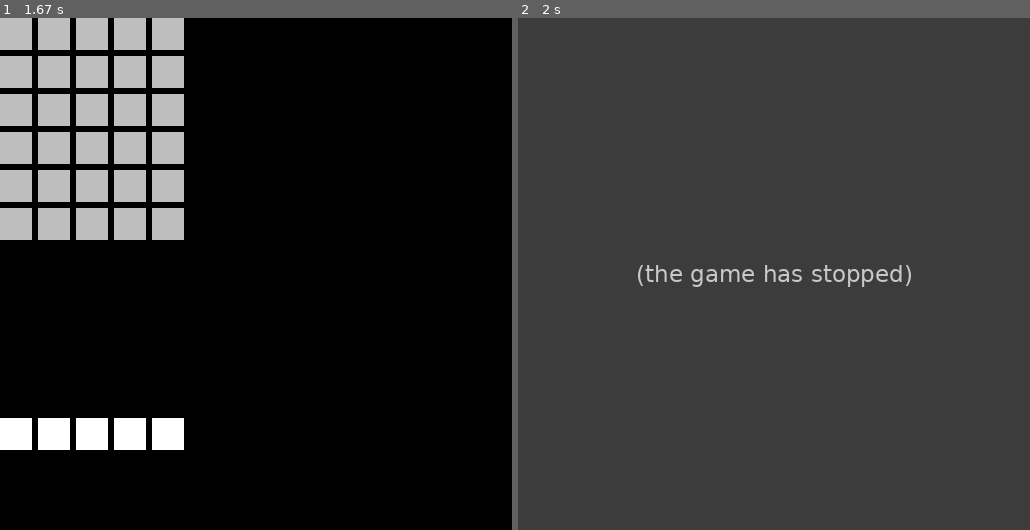
Above: before the commit, frames 1-2 (left to right).
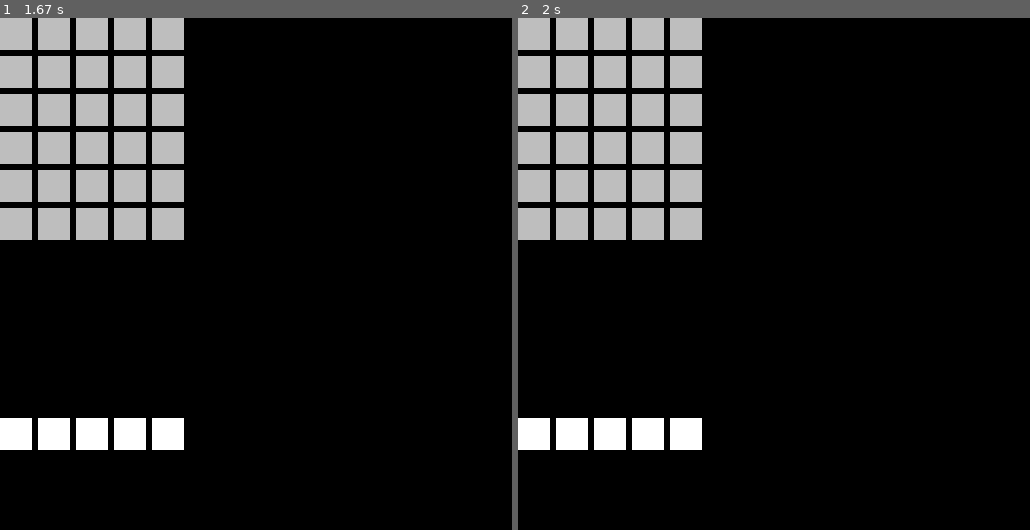
Above: after the commit, the same moments.

Repository: GregoryG124/PygameWordle
Game: pygame game, started from Main.py
The game is run twice, just before and just after one commit, with the same random seed, the same clock (stepped at 60 frames per second) and the same inputs.
Inputs:
- Up to frame 1 (1.67 s): tap Enter at 0.33 s
- Up to frame 2 (2 s): tap Right Shift at 1.67 s

Frame 1 is identical in both runs. In frame 2, 100% of the frame differs, in the area x 0-100%, y 0-100%.
Error before the commit: ValueError: chr() arg not in range(0x110000) (Main.py line 27); the game stopped at 1.67 s (later frames are placeholders)

Commit message:
+Type Annotations, +Comments, -Shiftkey crash

Diff:
--- a/Main.py
+++ b/Main.py
@@ -14,23 +14,23 @@
 
 
 def main():
-    reset_screen()
-    word_to_guess = assign_word().lower()
+    reset_screen()  # reset_screen is used here to initialize the game screen and prep for the main game loop
+    word_to_guess = assign_word().lower()  # assigns a random word to word_to_guess
     global running, color, user_word, guesses, score
-    while running:  # The game loop that keeps updates the screen and keeps track of game logic
+    while running:  # The game loop that updates the screen and keeps track of game logic
         for event in pygame.event.get():
             if event.type == pygame.QUIT:
                 running = False
             if event.type == pygame.KEYDOWN:
-                if event.key == pygame.K_RSHIFT or pygame.K_LSHIFT:
+                if event.key == pygame.K_RSHIFT or event.key == pygame.K_LSHIFT:  # catches shift key input to prevent crashing on next condition
                     pass
-                if len(user_word) < 5 and chr(event.key).isalpha():
+                elif len(user_word) < 5 and chr(event.key).isalpha():  # appends the char of the key pressed into user_word if the word is less than 5 char
                     user_word += (chr(event.key))
-                if event.key == pygame.K_BACKSPACE:
+                elif event.key == pygame.K_BACKSPACE:  # removes the last char in user_word
                     user_word = user_word[:-1]
-                if event.key == pygame.K_RETURN and len(user_word) == 5:
-                    correct_letters = check_word(user_word, word_to_guess)  # rewrite as function
-                    for i in range(0, 5):
+                elif event.key == pygame.K_RETURN and len(user_word) == 5:  # begins to check the user_word against the word_to_guess
+                    correct_letters = check_word(user_word, word_to_guess)  # calls function to check for letter correctness
+                    for i in range(0, 5):  # updates the rows of the game board with letters and colored tiles
                         if correct_letters[i] == 'C':
                             list_of_letter_containers[i * 6 + guesses].draw_letter_container('Green', screen)
                         if correct_letters[i] == 'I':
@@ -41,24 +41,26 @@
                                     font, 'Black').print_letter(screen)
                     guesses += 1
                     user_word = ''
-                    if correct_letters == ['C', 'C', 'C', 'C', 'C']:
+                    if correct_letters == ['C', 'C', 'C', 'C', 'C']:  # WIN CONDITION
                         reset_screen()
                         score += int(100 / guesses)
                         guesses = 0
                         word_to_guess = assign_word()
                         LetterContainer((300, 30), (100, 32)).draw_letter_container('Black', screen)
                         UserLetters((300, 30), str(score), font, 'White').print_letter(screen)
-                    if guesses > 5:
+                    if guesses > 5:  # LOSE CONDITION
                         print(word_to_guess)
                         reset_screen()
                         guesses = 0
                         word_to_guess = assign_word()
+                else:
+                    pass
 
         final_index = 0
-        for index, letter in enumerate(user_word):
+        for index, letter in enumerate(user_word):  # prints the letters for the word actively being typed by the user
             UserLetters(list_of_letter_containers[-5 + index].location, letter, font, 'Black').print_letter(screen)
             final_index = index + 1
-        if final_index < 5:
+        if final_index < 5:  # Draws a white letter_container over a letter if it was removed from user_word
             for i in list_of_letter_containers[-5 + final_index:]:
                 i.draw_letter_container('white', screen)
 
@@ -66,7 +68,7 @@
         FPS.tick(60)
 
 
-def reset_screen():
+def reset_screen():  # called when setting up a clean play board at the start of a game OR after a win/loss
     for x in range(0, 5):
         for y in range(0, 6):
             list_of_letter_containers.append(LetterContainer((x * 38, y * 38), (32, 32)))
@@ -78,34 +80,34 @@
         item.draw_letter_container('white', screen)
 
 
-def assign_word():
+def assign_word():  # grabs a random 5 letter word from the included Words.txt file
     with open('Words') as file:
         word_list = file.read().splitlines()
     return random.choice(word_list)
 
 
-def check_word(user_guess, answer):
+def check_word(user_guess : str, answer: str):  # the logic for checking the condition of each letter in user_word against word_to_guess
     correct_letters = []
     letter_counter = {}
-    for letter in answer:
+    for letter in answer:  # initializes a dictionary with numeric counts of letters in answer
         if letter in letter_counter.keys():
             letter_counter[letter] += 1
         else:
             letter_counter[letter] = 1
 
     for index, letter in enumerate(user_guess):
-        if letter == answer[index]:
-            correct_letters.append('C')
+        if letter == answer[index]:  # checks for correct letter in correct position
+            correct_letters.append('C')  # marks letter as correct letter, correct position
             letter_counter[user_guess[index]] -= 1
         else:
-            correct_letters.append('W')
+            correct_letters.append('W')  # marks letter as working (meaning additional calculations are needed)
 
     for index, letter in enumerate(user_guess):
         if correct_letters[index] == 'W' and letter in answer and letter_counter[letter] > 0:
-            correct_letters[index] = 'I'
+            correct_letters[index] = 'I'  # marks letter as correct letter, wrong position
             letter_counter[letter] -= 1
         elif correct_letters[index] == 'W':
-            correct_letters[index] = 'X'
+            correct_letters[index] = 'X'  # marks letter as not in word
 
     return correct_letters
 
